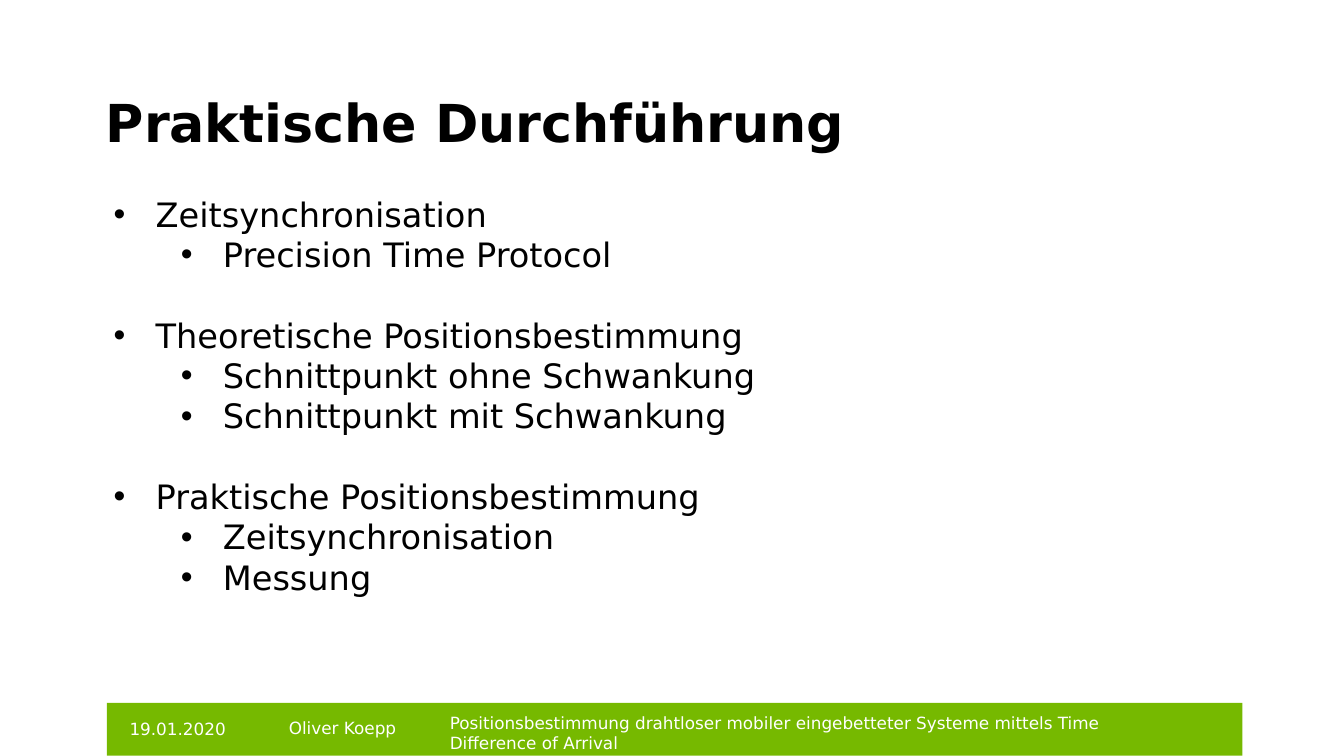
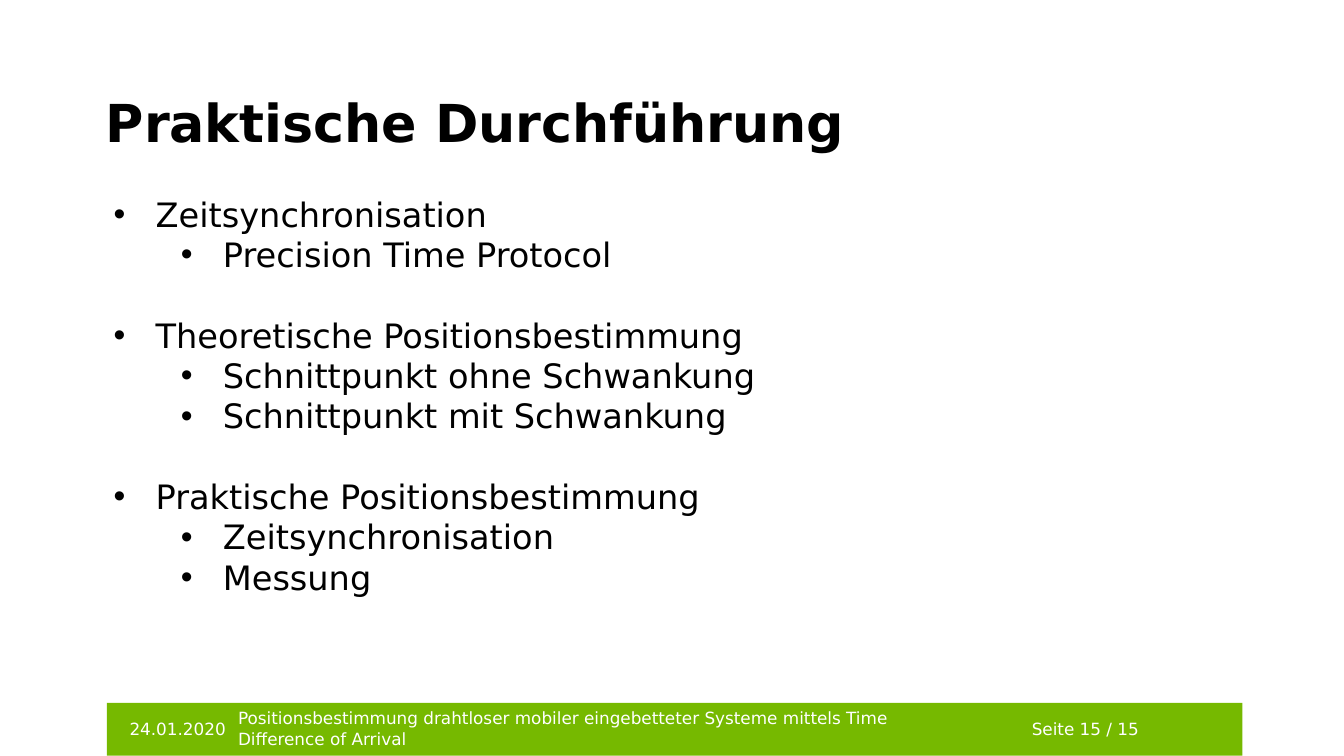
Before and after one commit to git-oliver/Bachelor-thesis, a slide deck: slide 16 of bachelorarbeit_vortrag.pptx (slide 17 before the commit). Drawn at 1344x756 pixels with LibreOffice and Linux fonts; fonts in the diff are those of the drawing; background and template pictures are left out. Boxes give left, top, right and bottom in pixels: in the first picture for what was removed or moved away, otherwise in the second. Text is boxed around its words. In the diff, an @@ line names an element or a change of style, - is before the commit and + after.

```diff
--- a/bachelorarbeit_vortrag.pptx
+++ b/bachelorarbeit_vortrag.pptx
@@ text "Positionsbestimmung drahtloser mobiler eingebetteter Systeme ...": place and size @@
-text "Positionsbestimmung drahtloser mobiler eingebetteter Systeme ..." at (450,716,1099,750)
+text "Positionsbestimmung drahtloser mobiler eingebetteter Systeme ..." at (238,711,887,746)
@@ text at (130,722,226,736): text changed @@
-19.01.2020
+24.01.2020
@@ text removed at (289,721,396,738) @@
-Oliver Koepp
@@ text added at (1032,722,1138,736), 9 pt, text #FFFFFF @@
+Seite 15 / 15
```
Also in this commit, not shown: 14 other slides changed, 1 slide removed, 1 other file.
